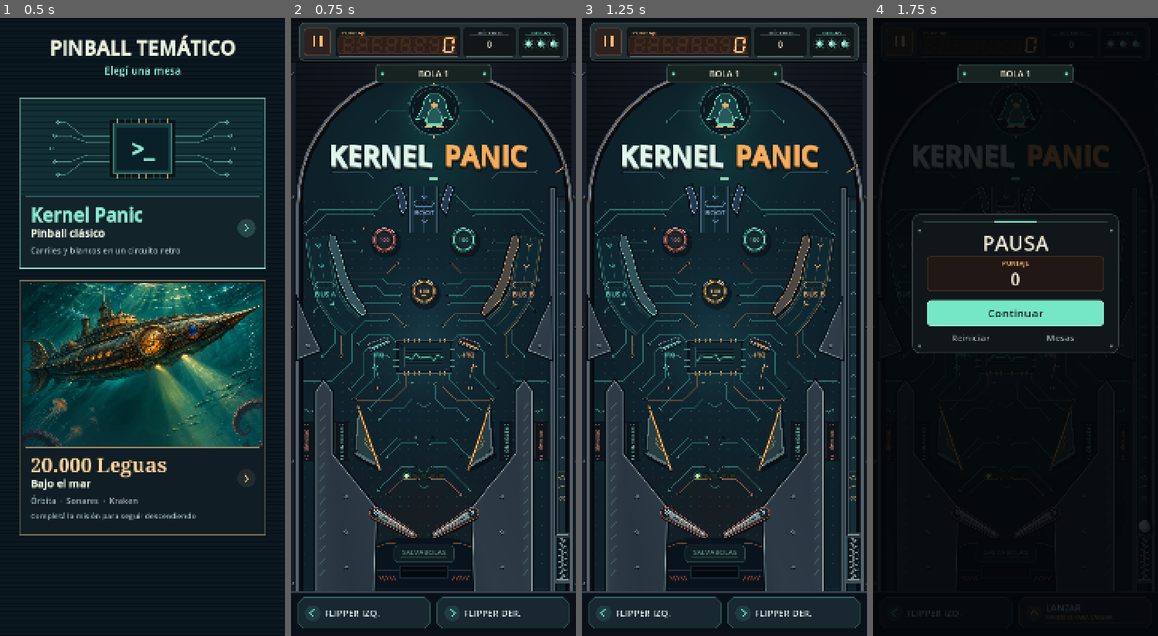
Above: before the commit, frames 1-4 (left to right).
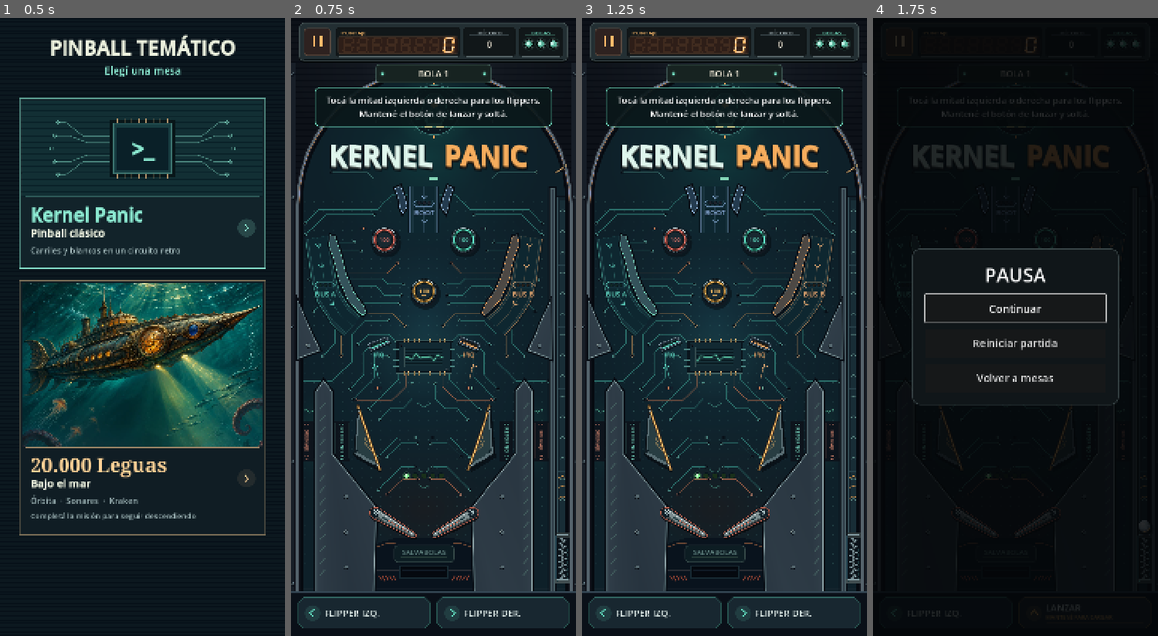
Above: after the commit, the same moments.

Repository: pasaporteN25/RetroPainball
Game: Godot game, scene res://scenes/table_select.tscn
The game is run twice, just before and just after one commit, with the same random seed, the same clock (stepped at 60 frames per second) and the same inputs.
Inputs (mouse positions are in pixels of both pictures, inside the frame that each line leads up to):
- Up to frame 1 (0.5 s): no input
- Up to frame 2 (0.75 s): click "Kernel Panic" at 0.5 s
- Up to frame 3 (1.25 s): no input
- Up to frame 4 (1.75 s): click (898, 42) at 1.25 s

Frame 1 is identical in both runs. In frame 2, 1.8% of the frame differs, in the area x 8-92%, y 11-18%; in frame 3, 1.8%; in frame 4, 6.5%, in the area x 8-92%, y 7-63%.

Commit message:
Add full pause menu and first-run hint (U-02, U-08)
Co-Authored-By: Claude Sonnet 5.5 <noreply@anthropic.com>

Diff:
--- /dev/null
+++ b/scripts/ui/first_run_hint.gd
@@ -0,0 +1,53 @@
+extends CanvasLayer
+## Indicación breve que se registra por separado de partidas y récords.
+
+@export var settings_path := "user://settings.cfg"
+@export var duration := 6.0
+var _panel: PanelContainer
+var _remaining := 0.0
+
+
+func _ready() -> void:
+	layer = 11
+	process_mode = Node.PROCESS_MODE_PAUSABLE
+	var config := ConfigFile.new()
+	if config.load(settings_path) == OK and config.get_value("tutorial", "first_run_seen", false):
+		return
+	_panel = PanelContainer.new()
+	_panel.mouse_filter = Control.MOUSE_FILTER_IGNORE
+	_panel.set_anchors_preset(Control.PRESET_CENTER_TOP)
+	_panel.offset_left = -300
+	_panel.offset_right = 300
+	_panel.offset_top = 175
+	_panel.offset_bottom = 275
+	var style := StyleBoxFlat.new()
+	style.bg_color = Color(0.04, 0.09, 0.10, 0.92)
+	style.border_color = Color("#75e6c6")
+	style.set_border_width_all(2)
+	style.set_corner_radius_all(12)
+	style.set_content_margin_all(12)
+	_panel.add_theme_stylebox_override("panel", style)
+	add_child(_panel)
+	var label := Label.new()
+	label.text = "Tocá la mitad izquierda o derecha para los flippers.\nMantené el botón de lanzar y soltá."
+	label.horizontal_alignment = HORIZONTAL_ALIGNMENT_CENTER
+	label.vertical_alignment = VERTICAL_ALIGNMENT_CENTER
+	label.autowrap_mode = TextServer.AUTOWRAP_WORD_SMART
+	label.add_theme_font_size_override("font_size", 22)
+	_panel.add_child(label)
+	_remaining = duration
+	DirAccess.make_dir_recursive_absolute(ProjectSettings.globalize_path(settings_path.get_base_dir()))
+	config.set_value("tutorial", "first_run_seen", true)
+	config.save(settings_path)
+
+
+func _process(delta: float) -> void:
+	if _panel and _panel.visible:
+		_remaining -= delta
+		if _remaining <= 0.0:
+			_panel.hide()
+
+
+func on_launched(_power: float) -> void:
+	if _panel:
+		_panel.hide()
--- a/scripts/ui/hud.gd
+++ b/scripts/ui/hud.gd
@@ -5,6 +5,8 @@
 
 const SevenSegment := preload("res://scripts/ui/seven_segment.gd")
 const BallLamps := preload("res://scripts/ui/ball_lamps.gd")
+const PauseMenu := preload("res://scripts/ui/pause_menu.gd")
+const FirstRunHint := preload("res://scripts/ui/first_run_hint.gd")
 const Screen := preload("res://scripts/util/screen.gd")
 
 const AMBER := Color("#ffbc6b")
@@ -27,11 +29,9 @@
 var _record: Label
 var _toast: Panel
 var _message: Label
-var _pause: ColorRect
+var _pause: CanvasLayer
 var _game_over: ColorRect
-var _pause_card: Panel
 var _game_over_card: Panel
-var _paused_score: Label
 var _go_score: Label
 var _go_record: Label
 var _shown_score := 0.0
@@ -88,8 +88,7 @@
 	if not tree.paused:
 		checkpoint_requested.emit()
 	tree.paused = not tree.paused
-	_paused_score.text = _format(GameState.score)
-	_pause.visible = tree.paused
+	_pause.set_paused(tree.paused)
 
 
 func show_message(text: String) -> void:
@@ -180,7 +179,7 @@
 	_display.value = GameState.score
 	_update_record()
 	_game_over.hide()
-	_pause.hide()
+	_pause.set_paused(false)
 	get_tree().paused = false
 
 
@@ -207,7 +206,7 @@
 	_bar.position = Vector2((visible.x - BAR_SIZE.x) * 0.5, insets.top + 11.0)
 	_toast.position = Vector2((visible.x - _toast.size.x) * 0.5, insets.top + 117.0)
 	var safe_height: float = visible.y - insets.top - insets.bottom
-	for card: Panel in [_pause_card, _game_over_card]:
+	for card: Panel in [_game_over_card]:
 		var card_center := maxf(card.size.y * 0.5, safe_height * 0.43)
 		card.position = Vector2((visible.x - card.size.x) * 0.5, insets.top + card_center - card.size.y * 0.5)
 
@@ -301,13 +300,20 @@
 
 
 func _build_overlays() -> void:
-	_pause = _overlay("Pause")
-	_pause_card = _card(_pause, Vector2(520.0, 352.0), MINT)
-	_label(_pause_card, "PAUSA", Rect2(35, 36, 450, 57), 52, IVORY)
-	_paused_score = _score_readout(_pause_card, 106.0)
-	_button(_pause_card, "Continuar", Rect2(36, 217, 448, 66), MINT, toggle_pause)
-	_button(_pause_card, "Reiniciar", Rect2(36, 290, 220, 42), MINT, GameState.start_game, false)
-	_button(_pause_card, "Mesas", Rect2(264, 290, 220, 42), MINT, _open_tables, false)
+	_pause = PauseMenu.new()
+	_pause.name = "PauseMenu"
+	_pause.resume_requested.connect(toggle_pause)
+	_pause.tables_requested.connect(_open_tables)
+	add_child(_pause)
+	var hint := FirstRunHint.new()
+	hint.name = "FirstRunHint"
+	# Los tests que aíslan récords también aíslan la configuración de la pista.
+	if GameState.record_path != "user://records.cfg":
+		hint.settings_path = GameState.record_path + ".hint.cfg"
+	add_child(hint)
+	var plunger := get_parent().get_node_or_null("Table/Plunger")
+	if plunger:
+		plunger.launched.connect(hint.on_launched)
 
 	_game_over = _overlay("GameOver")
 	_game_over_card = _card(_game_over, Vector2(520.0, 403.0), CORAL)
--- /dev/null
+++ b/scripts/ui/pause_menu.gd
@@ -0,0 +1,72 @@
+extends CanvasLayer
+## Panel de pausa independiente, operativo mientras el árbol está pausado.
+
+signal resume_requested
+signal tables_requested
+
+var _shade: ColorRect
+var _buttons: Array[Button] = []
+
+
+func _ready() -> void:
+	layer = 20
+	process_mode = Node.PROCESS_MODE_WHEN_PAUSED
+	_shade = ColorRect.new()
+	_shade.color = Color(0.015, 0.024, 0.032, 0.86)
+	add_child(_shade)
+	_shade.set_anchors_and_offsets_preset(Control.PRESET_FULL_RECT)
+	var center := CenterContainer.new()
+	_shade.add_child(center)
+	center.set_anchors_and_offsets_preset(Control.PRESET_FULL_RECT)
+	var panel := PanelContainer.new()
+	panel.custom_minimum_size = Vector2(520, 0)
+	var style := StyleBoxFlat.new()
+	style.bg_color = Color("#101619")
+	style.border_color = Color("#435052")
+	style.set_border_width_all(2)
+	style.set_corner_radius_all(18)
+	style.set_content_margin_all(32)
+	panel.add_theme_stylebox_override("panel", style)
+	center.add_child(panel)
+	var column := VBoxContainer.new()
+	column.add_theme_constant_override("separation", 16)
+	panel.add_child(column)
+	var title := Label.new()
+	title.text = "PAUSA"
+	title.horizontal_alignment = HORIZONTAL_ALIGNMENT_CENTER
+	title.add_theme_font_size_override("font_size", 48)
+	column.add_child(title)
+	for item in [["Continuar", _resume], ["Reiniciar partida", _restart], ["Volver a mesas", _tables]]:
+		var button := Button.new()
+		button.name = item[0].replace(" ", "")
+		button.text = item[0]
+		button.custom_minimum_size = Vector2(448, 72)
+		button.focus_mode = Control.FOCUS_ALL
+		button.add_theme_font_size_override("font_size", 27)
+		button.pressed.connect(item[1])
+		column.add_child(button)
+		_buttons.append(button)
+	for i in _buttons.size():
+		_buttons[i].focus_neighbor_top = _buttons[(i + _buttons.size() - 1) % _buttons.size()].get_path()
+		_buttons[i].focus_neighbor_bottom = _buttons[(i + 1) % _buttons.size()].get_path()
+	_shade.hide()
+
+
+func set_paused(value: bool) -> void:
+	_shade.visible = value
+	if value:
+		_buttons[0].grab_focus()
+	else:
+		get_viewport().gui_release_focus()
+
+
+func _resume() -> void:
+	resume_requested.emit()
+
+
+func _restart() -> void:
+	GameState.start_game()
+
+
+func _tables() -> void:
+	tables_requested.emit()
--- /dev/null
+++ b/tests/headless/first_run_hint.gd
@@ -0,0 +1,39 @@
+extends SceneTree
+
+const Hint := preload("res://scripts/ui/first_run_hint.gd")
+var path := "user://test_hint_%d/settings.cfg" % OS.get_process_id()
+var failures := 0
+
+func _initialize() -> void:
+	_run.call_deferred()
+
+func _run() -> void:
+	var baseline := Performance.get_monitor(Performance.OBJECT_ORPHAN_NODE_COUNT)
+	var hint := Hint.new()
+	hint.settings_path = path
+	root.add_child(hint)
+	_check(hint._panel != null and hint._panel.visible, "muestra la pista inicial")
+	hint.on_launched(1.0)
+	_check(not hint._panel.visible, "el lanzamiento oculta la pista")
+	hint.free()
+	var again := Hint.new()
+	again.settings_path = path
+	root.add_child(again)
+	_check(again._panel == null, "no vuelve a mostrarla")
+	again.free()
+	DirAccess.remove_absolute(ProjectSettings.globalize_path(path))
+	var timed := Hint.new()
+	timed.settings_path = path
+	timed.duration = 0.01
+	root.add_child(timed)
+	timed._process(0.02)
+	_check(not timed._panel.visible, "el tiempo oculta la pista")
+	timed.free()
+	_check(Performance.get_monitor(Performance.OBJECT_ORPHAN_NODE_COUNT) == baseline, "sin nodos huérfanos")
+	DirAccess.remove_absolute(ProjectSettings.globalize_path(path))
+	DirAccess.remove_absolute(ProjectSettings.globalize_path(path.get_base_dir()))
+	quit(1 if failures else 0)
+
+func _check(ok: bool, message: String) -> void:
+	print(("OK: " if ok else "FALLÓ: ") + message)
+	if not ok: failures += 1
--- /dev/null
+++ b/tests/headless/pause_menu.gd
@@ -0,0 +1,43 @@
+extends SceneTree
+
+const SAVE := preload("res://scripts/util/game_save.gd")
+var scratch := "user://test_pause_%d" % OS.get_process_id()
+var failures := 0
+
+func _initialize() -> void:
+	_run.call_deferred()
+
+func _run() -> void:
+	var state := root.get_node("GameState")
+	state.save_directory = scratch
+	state.record_path = scratch.path_join("records.cfg")
+	var baseline := Performance.get_monitor(Performance.OBJECT_ORPHAN_NODE_COUNT)
+	change_scene_to_file("res://scenes/main.tscn")
+	await scene_changed
+	var hud := current_scene.get_node("HUD")
+	var menu := hud.get_node("PauseMenu")
+	state.add_score(123, Vector2.ZERO)
+	hud.toggle_pause()
+	_check(paused and menu._shade.visible, "pausa y muestra el menú")
+	_check(SAVE.load_run("kernel_panic", scratch).get("score") == 123, "guarda al pausar")
+	_check(menu._buttons[0].has_focus(), "enfoca Continuar")
+	menu._buttons[0].pressed.emit()
+	_check(not paused and not menu._shade.visible, "Continuar reanuda")
+	hud.toggle_pause()
+	menu._buttons[1].pressed.emit()
+	_check(not paused and state.score == 0 and state.playing, "Reiniciar comienza otra partida")
+	hud.toggle_pause()
+	menu._buttons[2].pressed.emit()
+	await scene_changed
+	_check(not paused and current_scene.scene_file_path == "res://scenes/table_select.tscn", "Volver abre el selector")
+	current_scene.free()
+	_check(Performance.get_monitor(Performance.OBJECT_ORPHAN_NODE_COUNT) == baseline, "sin nodos huérfanos")
+	var dir := DirAccess.open(scratch)
+	if dir:
+		for file in dir.get_files(): dir.remove(file)
+		DirAccess.remove_absolute(ProjectSettings.globalize_path(scratch))
+	quit(1 if failures else 0)
+
+func _check(ok: bool, message: String) -> void:
+	print(("OK: " if ok else "FALLÓ: ") + message)
+	if not ok: failures += 1
Not shown, added: scripts/ui/first_run_hint.gd.uid
Not shown, added: scripts/ui/pause_menu.gd.uid
Not shown, added: tests/headless/first_run_hint.gd.uid
Not shown, added: tests/headless/pause_menu.gd.uid
